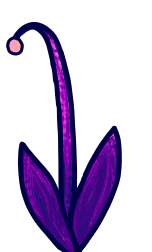
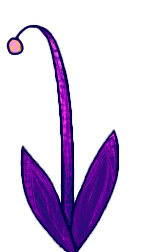
The second 152 x 252 image is a revision of the first. Changes to its layers:
painted on "Warstwa 1" over [6, 22, 122, 252]
painted on "Warstwa 2" over [6, 22, 122, 252]
